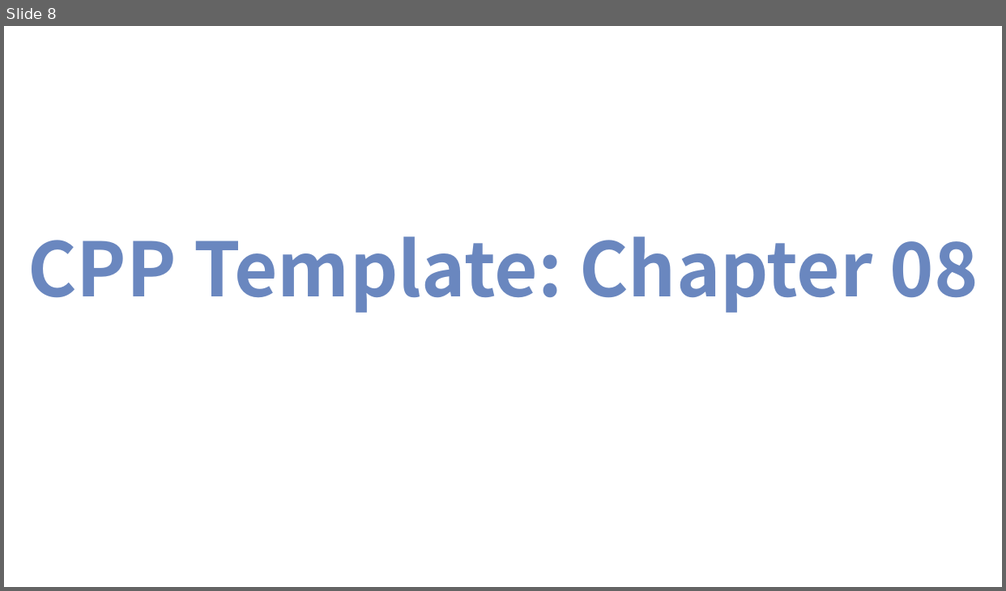
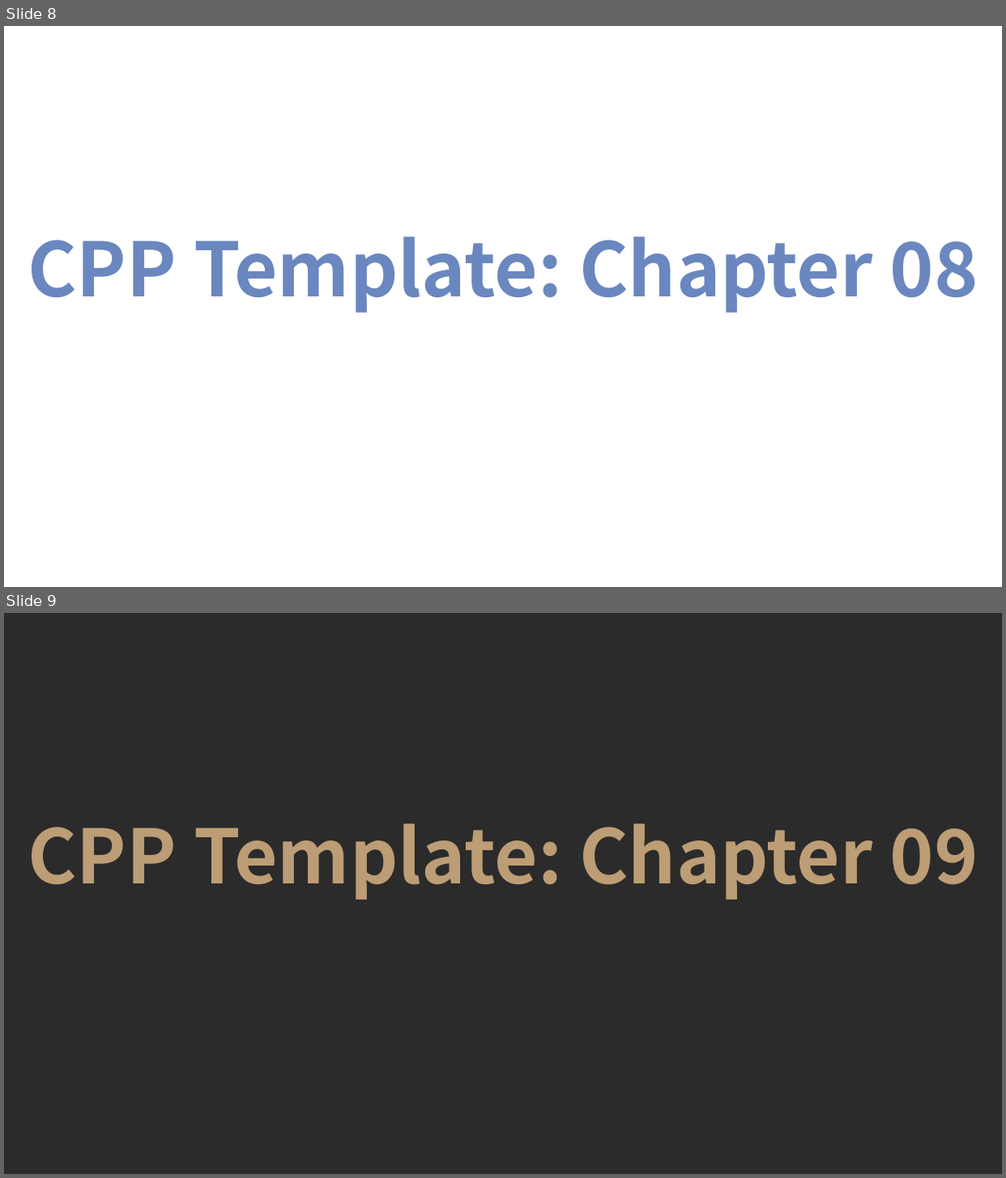
Before and after one commit to dwwcqu/CXXTemplates, a slide deck: images/images.pptx. Shown one above the other, each under a label of ours: slide 8 before the commit, slides 8 and 9 after it. The pictures are 1006x591 and 1006x1178 pixels, drawn with LibreOffice and Linux fonts; fonts in the diff are those of the drawing; background and template pictures are left out; a plain dark background stands for a picture behind light text. Boxes give left, top, right and bottom in pixels: in the first picture for what was removed or moved away, otherwise in the second. Text is boxed around its words. In the diff, an @@ line names an element or a change of style, - is before the commit and + after.

Commit message:
Chapter 13 模板名称

```diff
--- a/images/images.pptx
+++ b/images/images.pptx
@@ slide 9 added at bbox=[4, 613, 1002, 1174], background picture (left out) @@
@@ text added at bbox=[27, 824, 978, 900], 72 pt, text #BD9D75, bold @@
+CPP Template: Chapter 09
```
Also in this commit, not shown: 9 other files.
